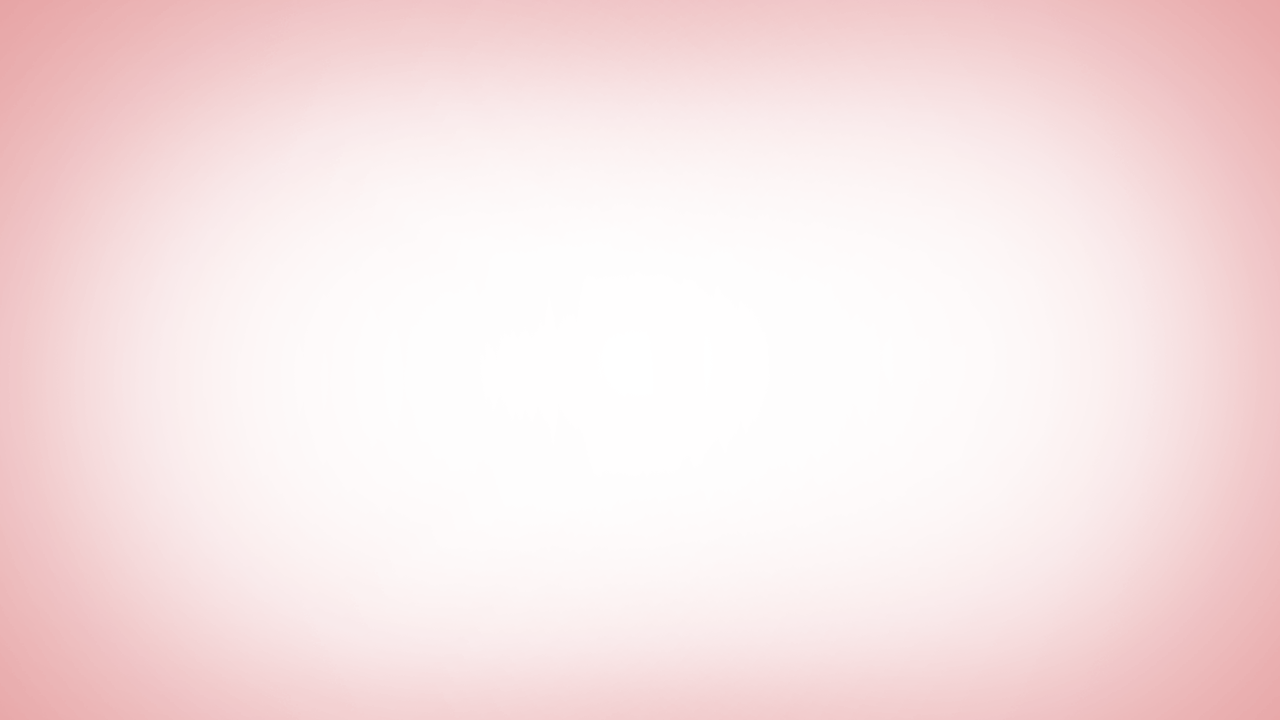
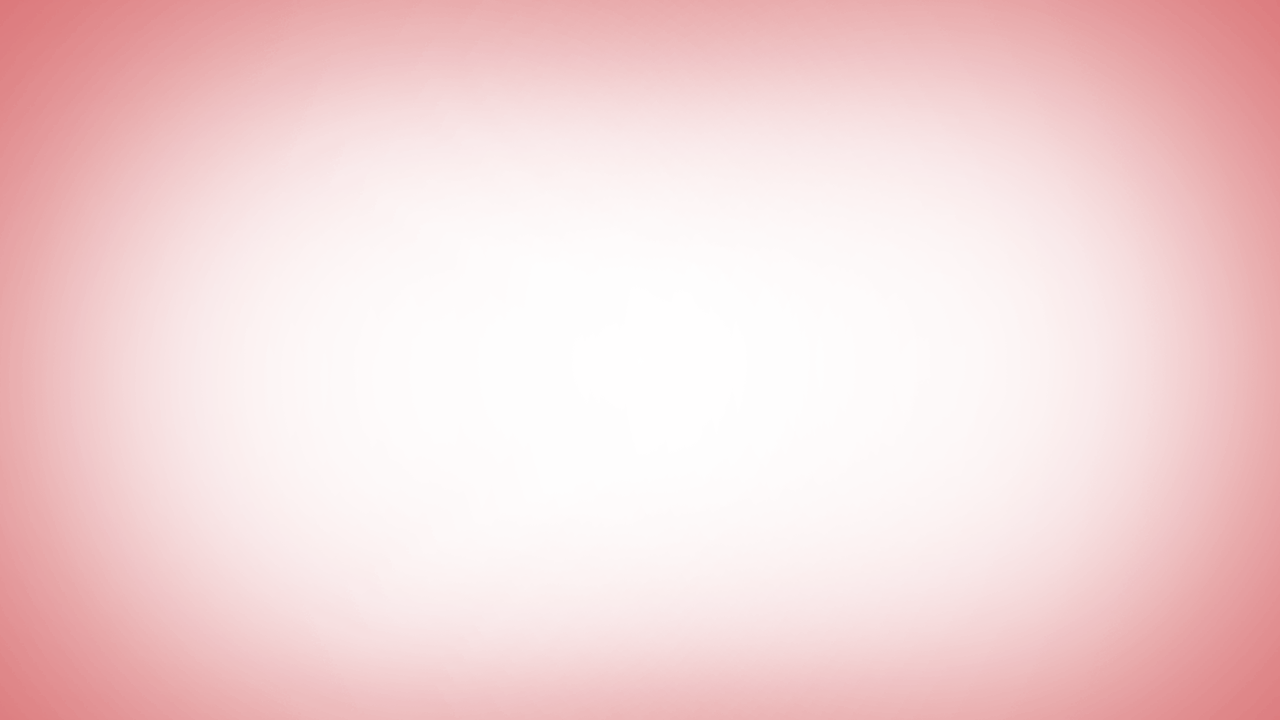
Layer changes from the first w=1280, h=720 image to the second:
"Fond 1": opacity 41% → 61% over left=0, top=0, right=1280, bottom=720
